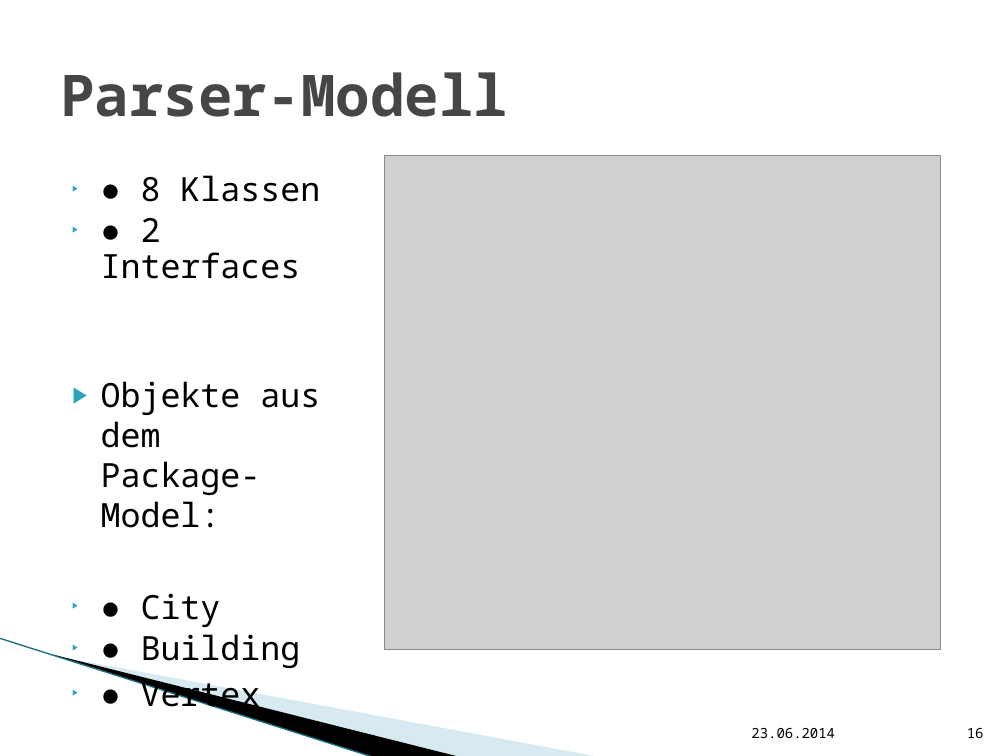
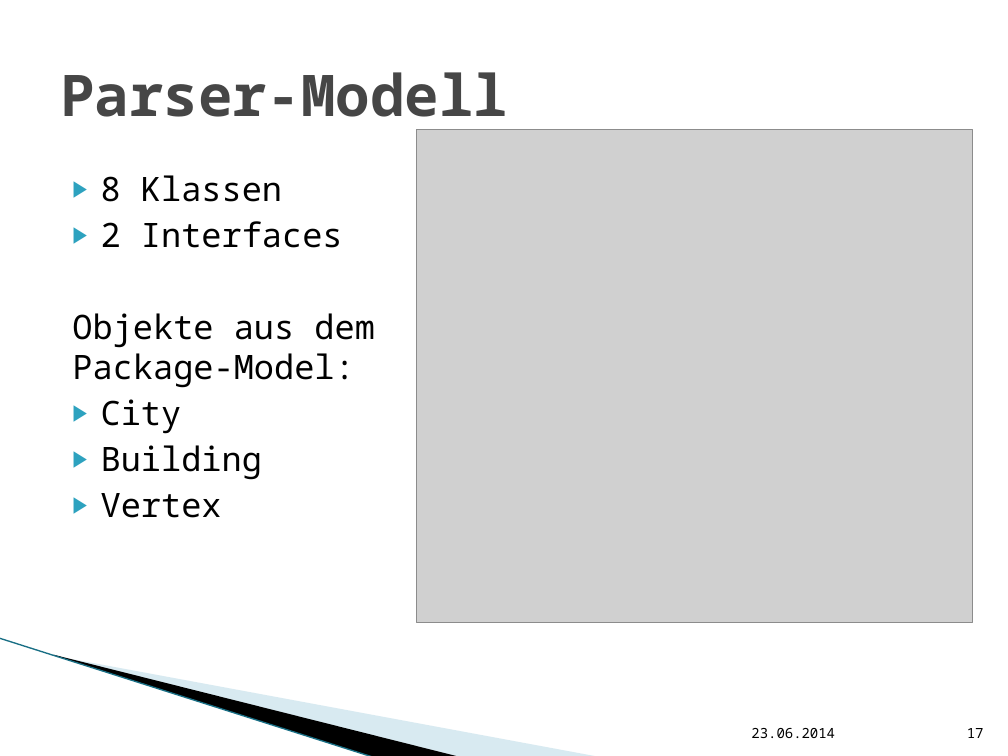
Before and after one commit to hft-swp/stuff, a slide deck: slide 17 of doku/präsentation nicht komplett/vCity-Präsentation.pptx (slide 16 before the commit). Drawn at 1008x756 pixels with LibreOffice and Linux fonts; fonts in the diff are those of the drawing; grey boxes stand for pictures; background and template pictures are left out. Boxes give left, top, right and bottom in pixels: in the first picture for what was removed or moved away, otherwise in the second. Text is boxed around its words. In the diff, an @@ line names an element or a change of style, - is before the commit and + after.

```diff
--- a/doku/präsentation nicht komplett/vCity-Präsentation.pptx
+++ b/doku/präsentation nicht komplett/vCity-Präsentation.pptx
@@ picture: place and size @@
-picture at [385,156,940,650]
+picture at [416,129,972,622]
@@ text at [101,175,343,248]: text changed; size 23.8 to 24 pt @@
-▶ ● 8 Klassen
-▶ ● 2 Interfaces
+▶ 8 Klassen
+▶ 2 Interfaces
@@ text at [72,313,375,388]: size 23.8 to 24 pt in "Objekte aus dem Package-Model:"; bullet ▶ to none @@
@@ text at [101,399,262,518]: text changed; size 23.8 to 24 pt @@
-▶ ● City
-▶ ● Building
-▶ ● Vertex
+▶ City
+▶ Building
+▶ Vertex
@@ page number at [967,728,984,738]: text changed @@
-16
+17
```
Also in this commit, not shown: 6 other slides changed, 3 slides added, 1 slide removed.
